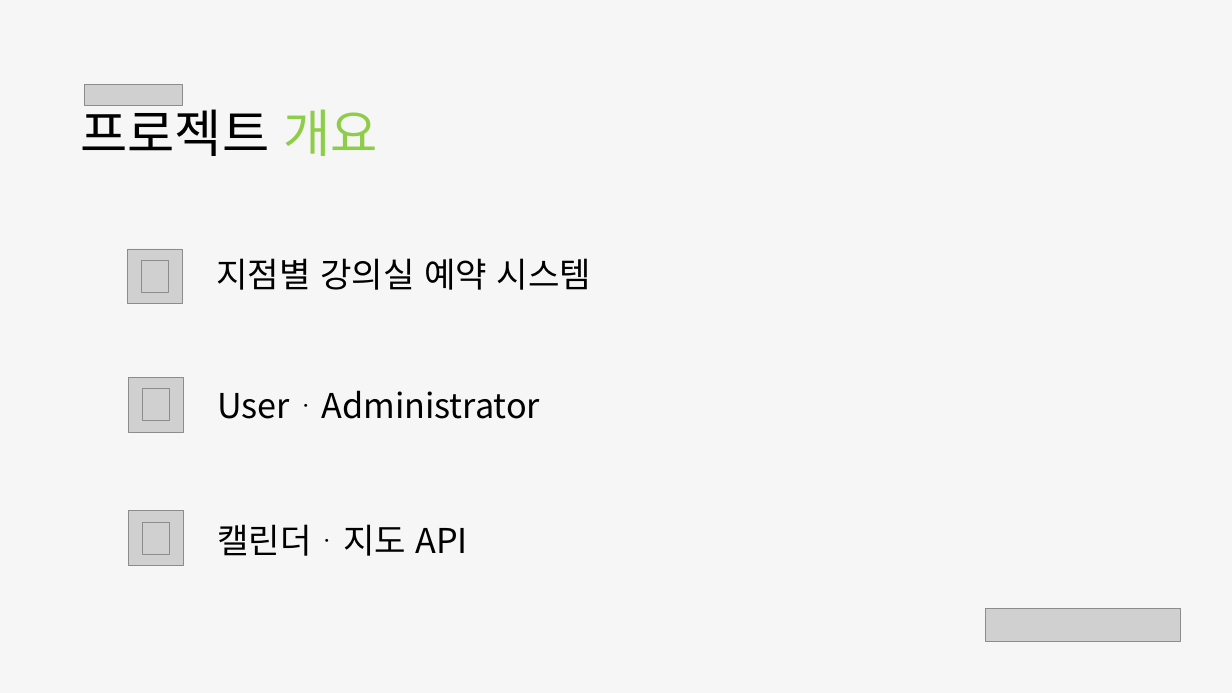
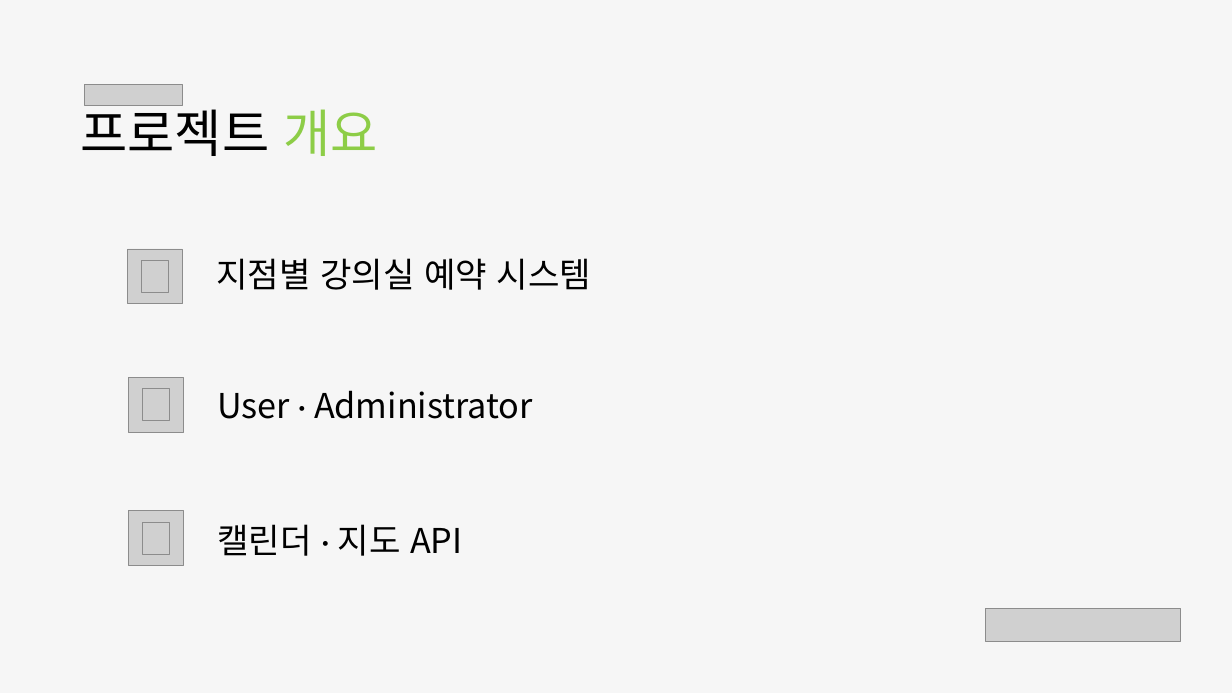
Before and after one commit to RionPark/jwc, a slide deck: slide 3 of src/숙제/d20200929/장동진/예약 시스템.pptx. Drawn at 1232x693 pixels with LibreOffice and Linux fonts; fonts in the diff are those of the drawing; grey boxes stand for pictures; background and template pictures are left out. Boxes give left, top, right and bottom in pixels: in the first picture for what was removed or moved away, otherwise in the second. Text is boxed around its words. In the diff, an @@ line names an element or a change of style, - is before the commit and + after.

```diff
--- a/src/숙제/d20200929/장동진/예약 시스템.pptx
+++ b/src/숙제/d20200929/장동진/예약 시스템.pptx
@@ text at [217,390,533,419]: text changed @@
-UserᆞAdministrator
+User · Administrator
@@ text at [217,524,462,556]: text changed @@
-캘린더ᆞ지도 API
+캘린더 · 지도 API
```
Also in this commit, not shown: 7 other slides changed, 4 slides added, 3 slides removed.
